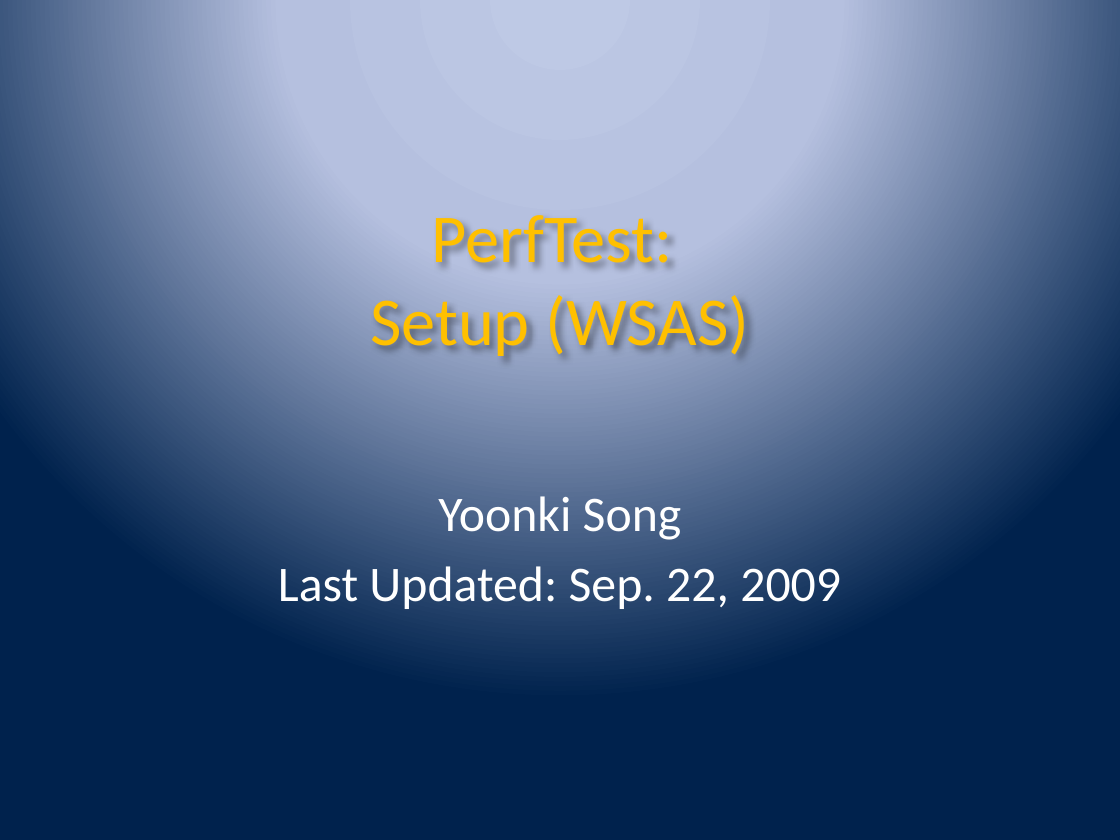
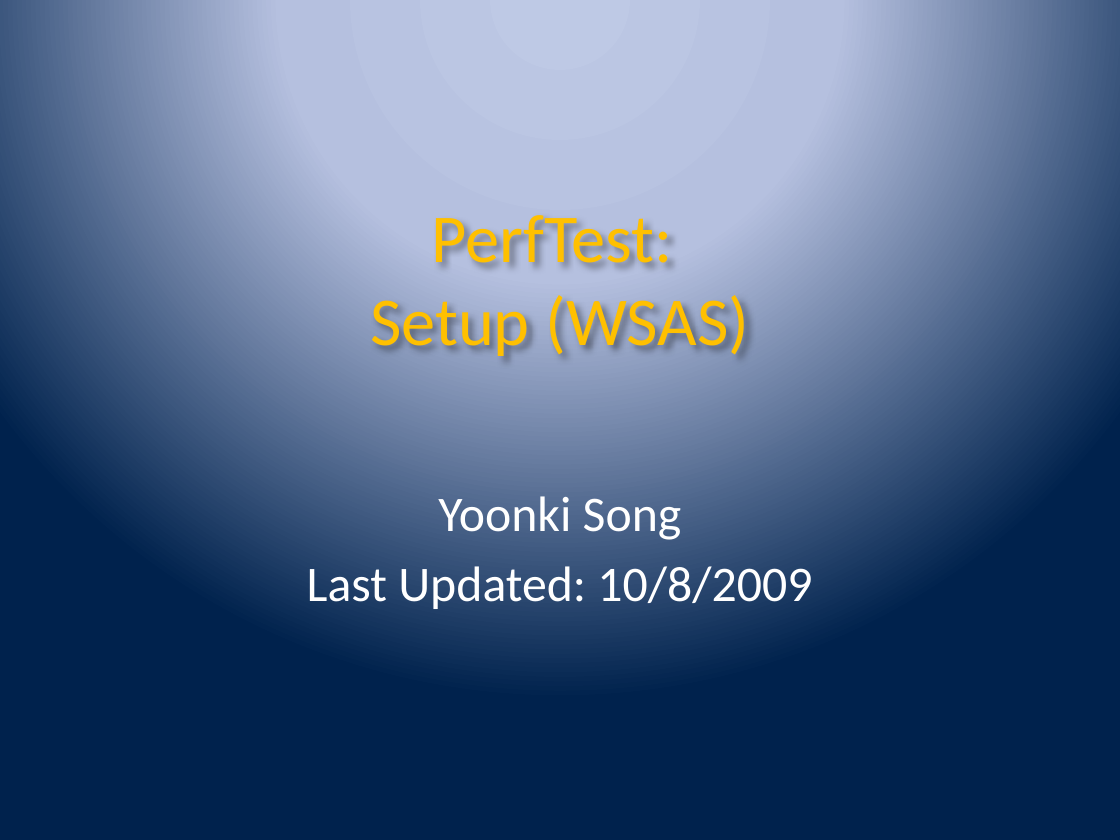
Before and after one commit to wsgan001/asegrp, a slide deck: slide 1 of papers/DRCPA/docs/PerfTest - Setup (WSAS).pptx. Drawn at 1120x840 pixels with LibreOffice and Linux fonts; fonts in the diff are those of the drawing. Boxes give left, top, right and bottom in pixels: in the first picture for what was removed or moved away, otherwise in the second. Text is boxed around its words. In the diff, an @@ line names an element or a change of style, - is before the commit and + after.

```diff
--- a/papers/DRCPA/docs/PerfTest - Setup (WSAS).pptx
+++ b/papers/DRCPA/docs/PerfTest - Setup (WSAS).pptx
@@ subtitle at [307, 566, 812, 609]: text changed @@
-Last Updated: Sep. 22, 2009
+Last Updated: 10/8/2009
```
